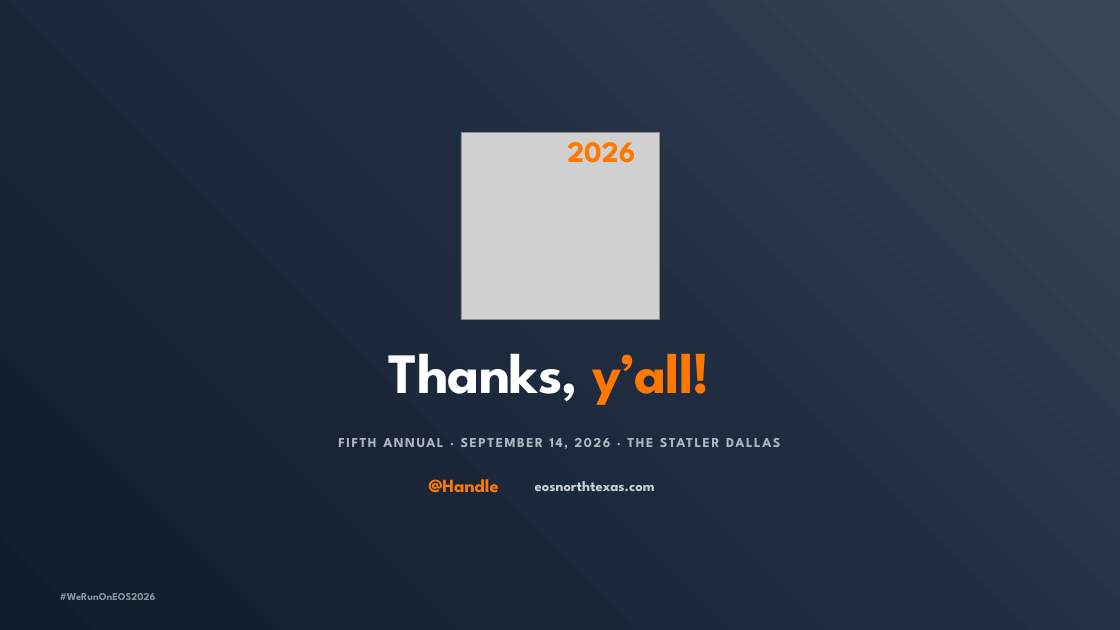
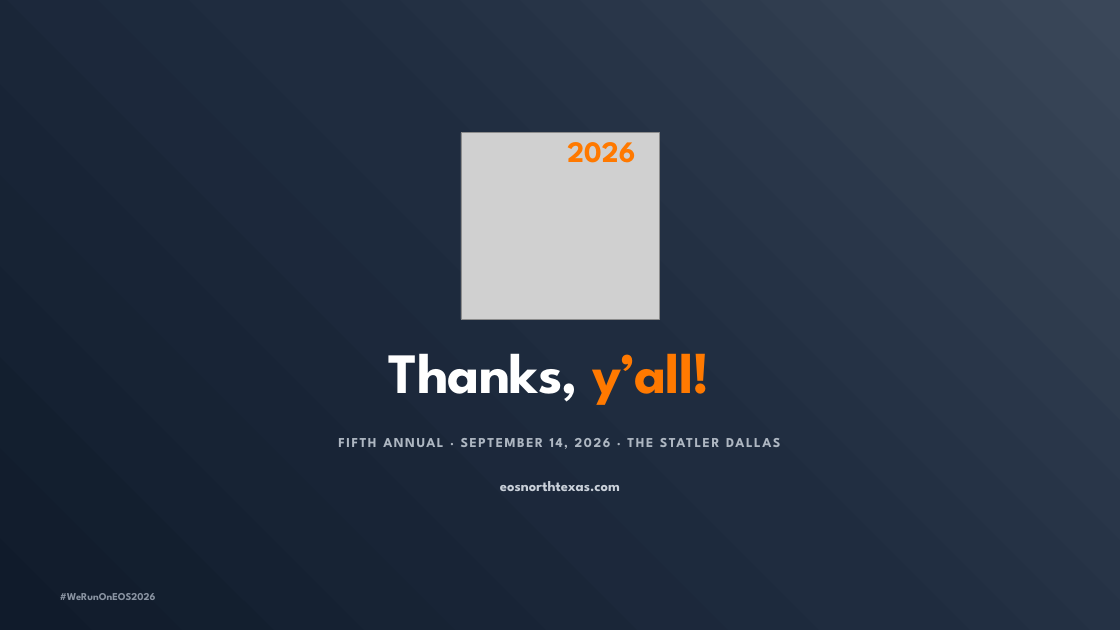
Before and after one commit to TicoRicoRay/wroe-dallas-2026, a slide deck: slide 55 of deliverables/speaker-decks/Walt_Brown-B_7CN_We_Run_on_EOS_2026_Deck-fixed.pptx. Drawn at 1120x630 pixels with LibreOffice and Linux fonts; fonts in the diff are those of the drawing; grey boxes stand for pictures. Boxes give left, top, right and bottom in pixels: in the first picture for what was removed or moved away, otherwise in the second. Text is boxed around its words. In the diff, an @@ line names an element or a change of style, - is before the commit and + after.

```diff
--- a/deliverables/speaker-decks/Walt_Brown-B_7CN_We_Run_on_EOS_2026_Deck-fixed.pptx
+++ b/deliverables/speaker-decks/Walt_Brown-B_7CN_We_Run_on_EOS_2026_Deck-fixed.pptx
@@ text removed at <box>428,479,499,493</box> @@
-@Handle
@@ text "eosnorthtexas.com": place and size @@
-text "eosnorthtexas.com" at <box>535,481,655,491</box>
+text "eosnorthtexas.com" at <box>500,481,620,491</box>
@@ text "eosnorthtexas.com" at <box>500,481,620,491</box>: alignment left to centre @@
```
Also in this commit, not shown: 4 other slides changed.
